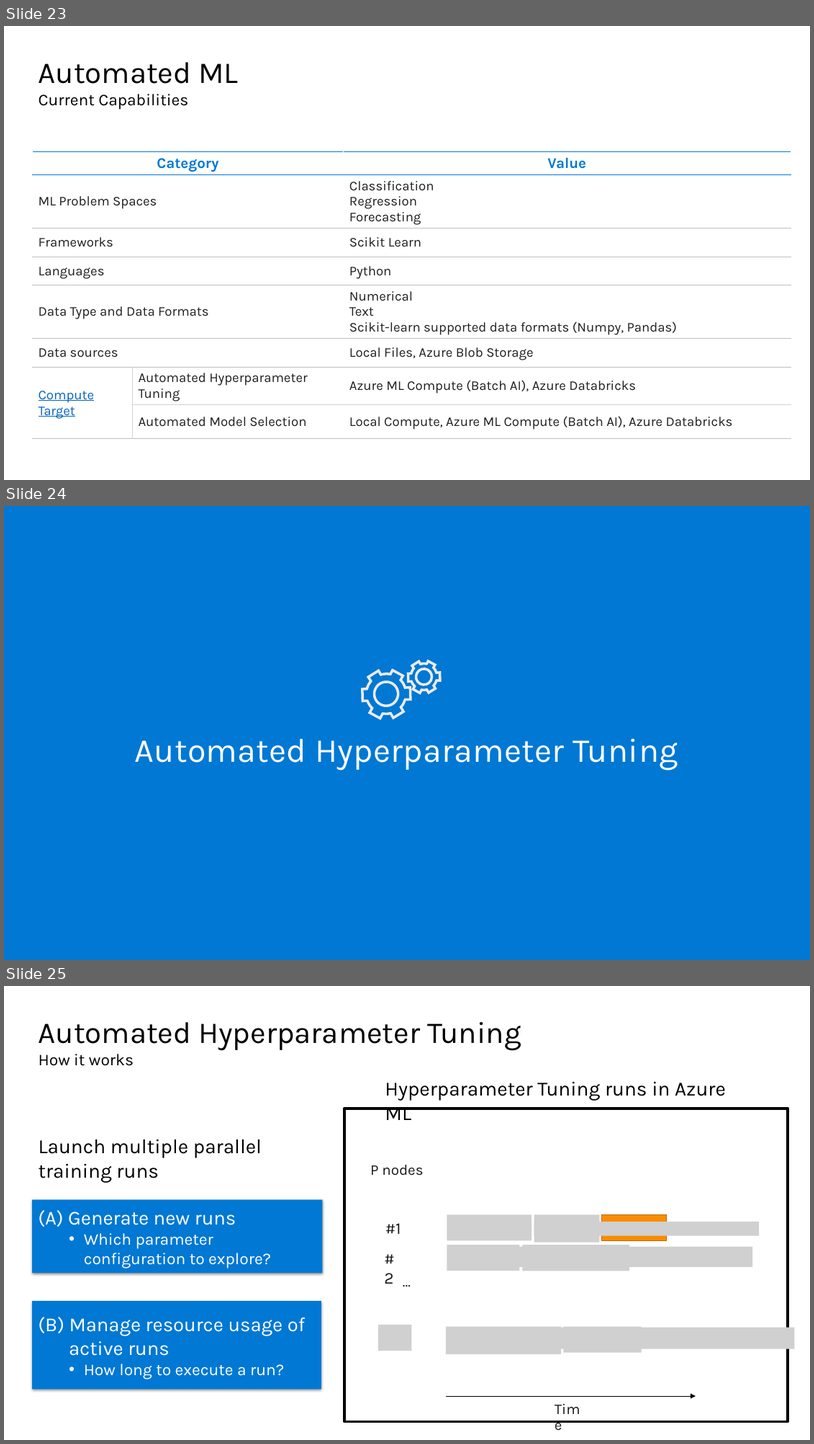
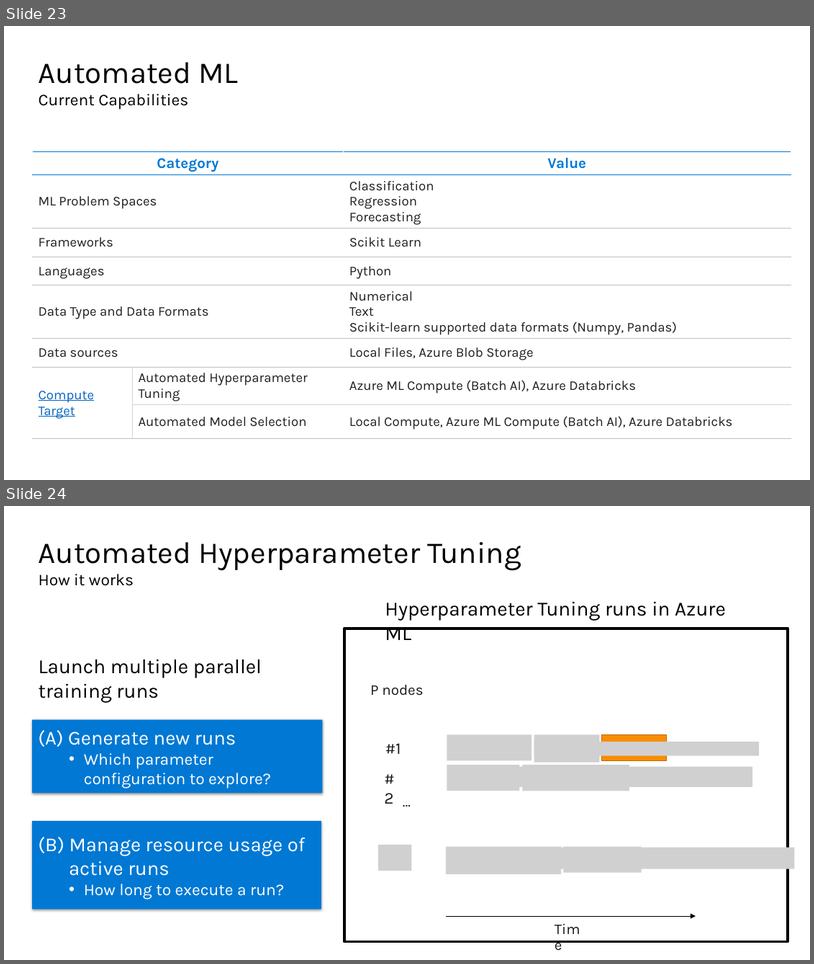
Before and after one commit to isabella232/Ignite2019-pre-day, a slide deck: Azure Machine Learning service - Overview.pptx. Shown one above the other, each under a label of ours: slides 23, 24 and 25 before the commit, slides 23 and 24 after it. The pictures are 814x1444 and 814x964 pixels, drawn with LibreOffice and Linux fonts; fonts in the diff are those of the drawing; grey boxes stand for pictures; background and template pictures are left out. Boxes give left, top, right and bottom in pixels: in the first picture for what was removed or moved away, otherwise in the second. Text is boxed around its words. In the diff, an @@ line names an element or a change of style, - is before the commit and + after.

```diff
--- a/Azure Machine Learning service - Overview.pptx
+++ b/Azure Machine Learning service - Overview.pptx
@@ slide 24 removed at bbox=[4, 506, 810, 960], background #0078D4 @@
@@ freeform shape removed at bbox=[403, 655, 446, 698] @@
@@ freeform shape removed at bbox=[354, 662, 419, 727] @@
@@ title removed at bbox=[135, 739, 678, 770] @@
-Automated Hyperparameter Tuning
@@ what was slide 25 is now slide 24 @@
```
Also in this commit, not shown: 2 slides changed, 3 slides added, 2 other slides removed.
